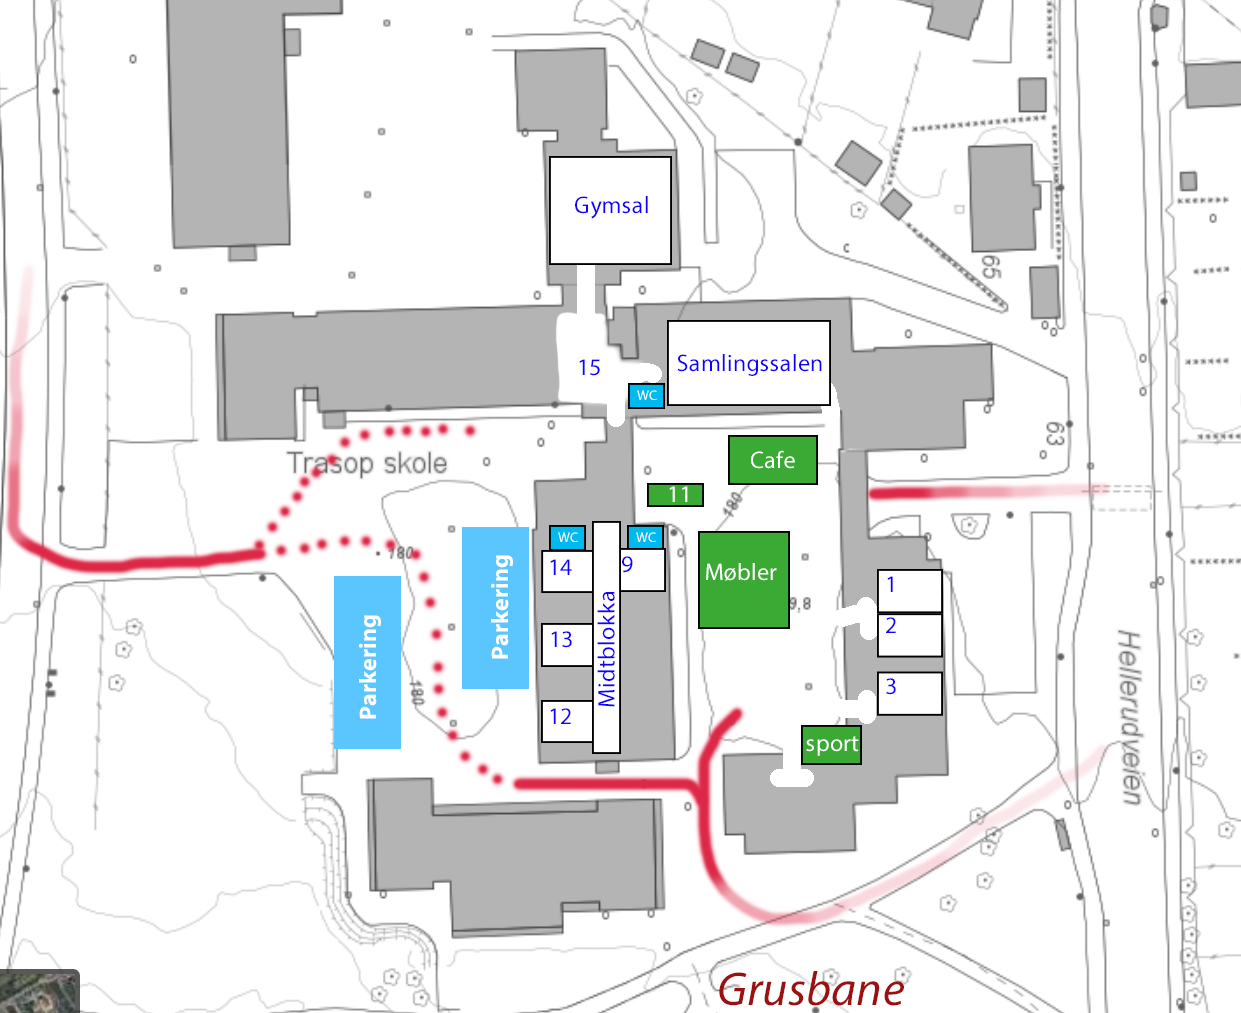
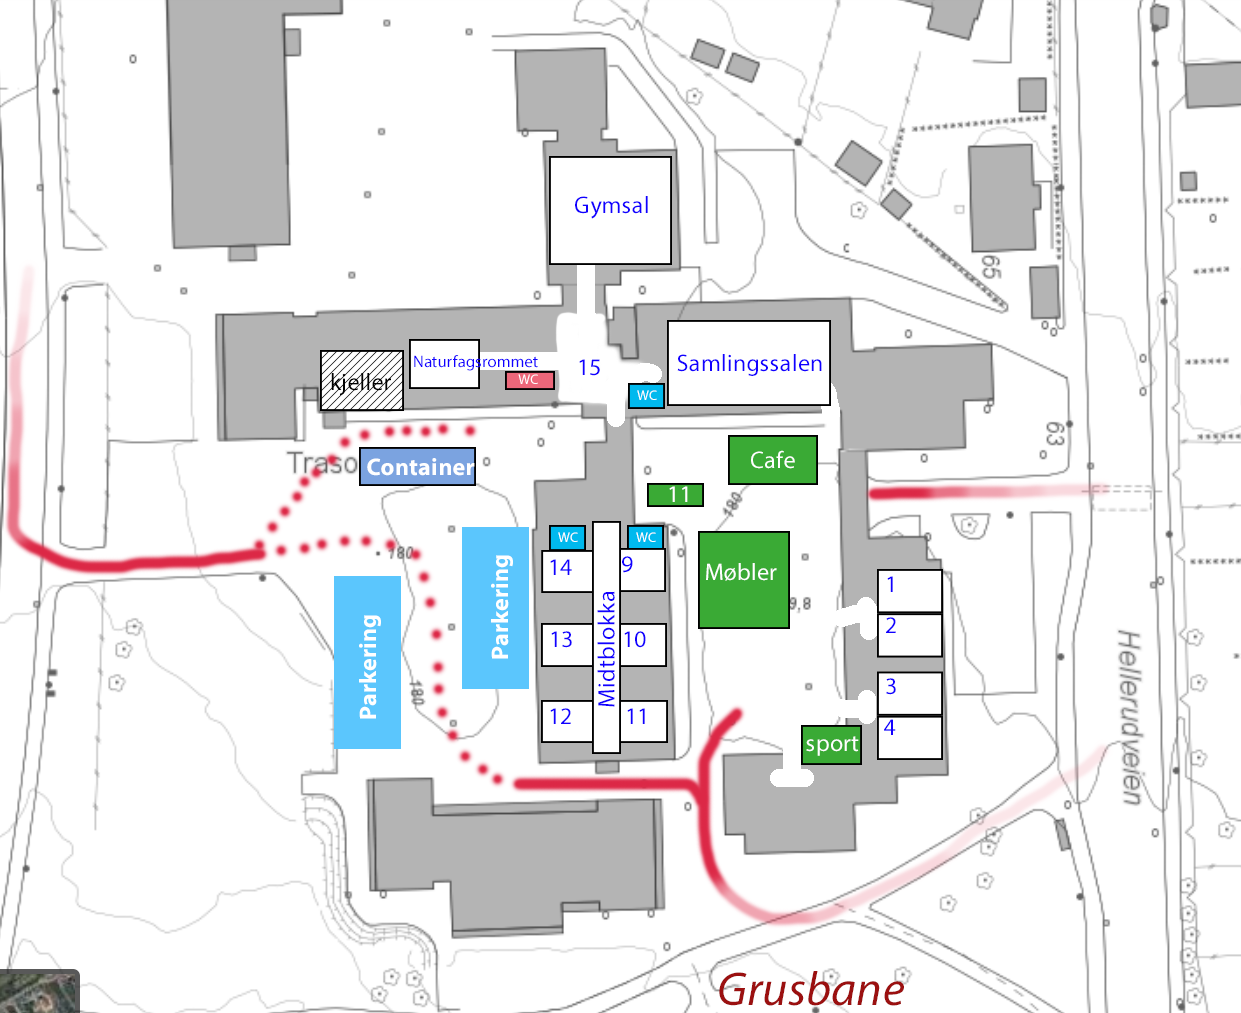
Layers edited between the first and the second 1241 × 1013 image:
showed group "Intern" (25 layers) over [320, 339, 943, 760]
painted on "Klasserom" (1st of 2, in "Intern" › "Klasserom 10") over [621, 623, 667, 667]
painted on "7 lodd" (1st of 2, in "Intern" › "Rom 11 - lager") over [621, 700, 668, 743]